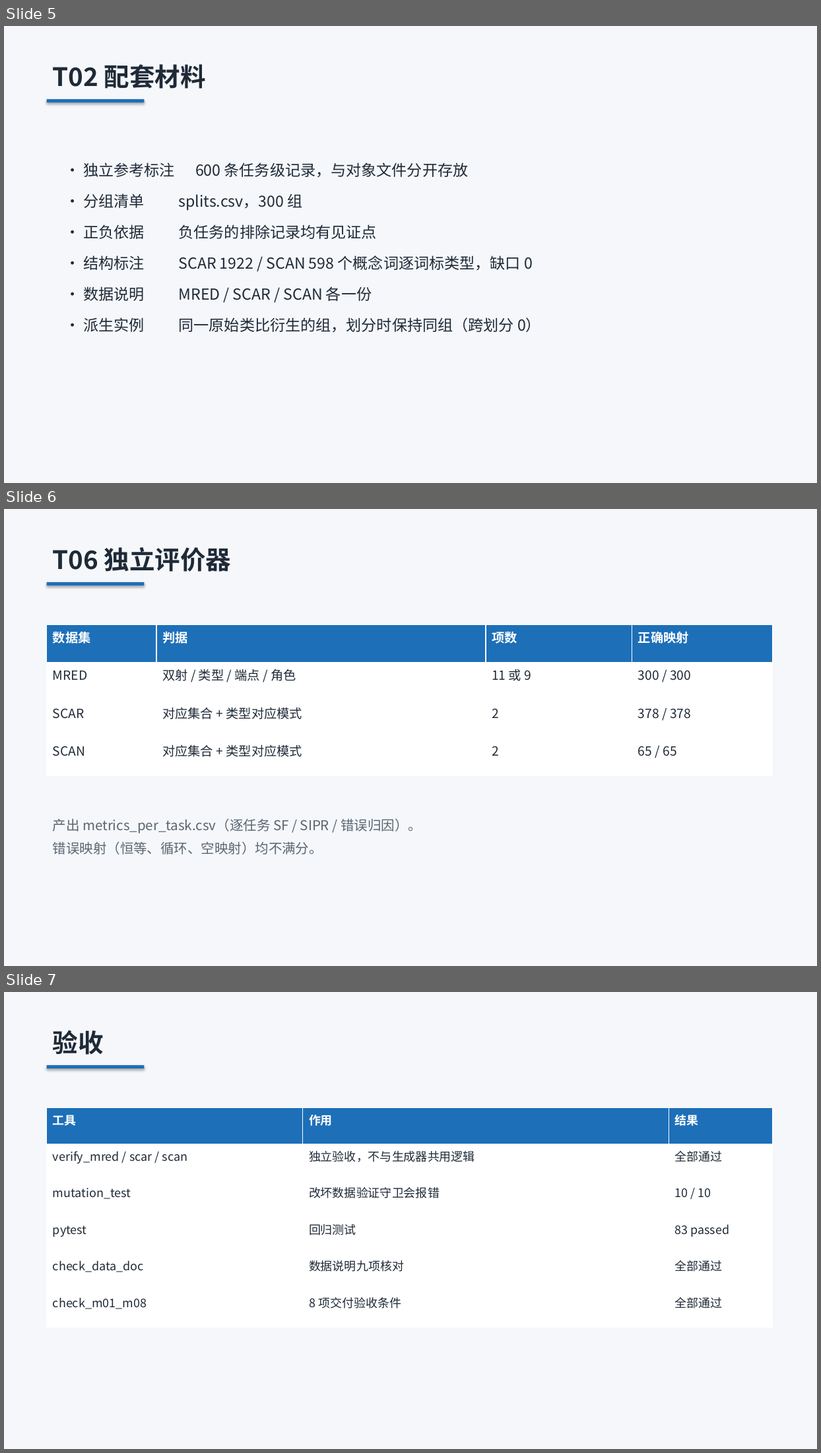
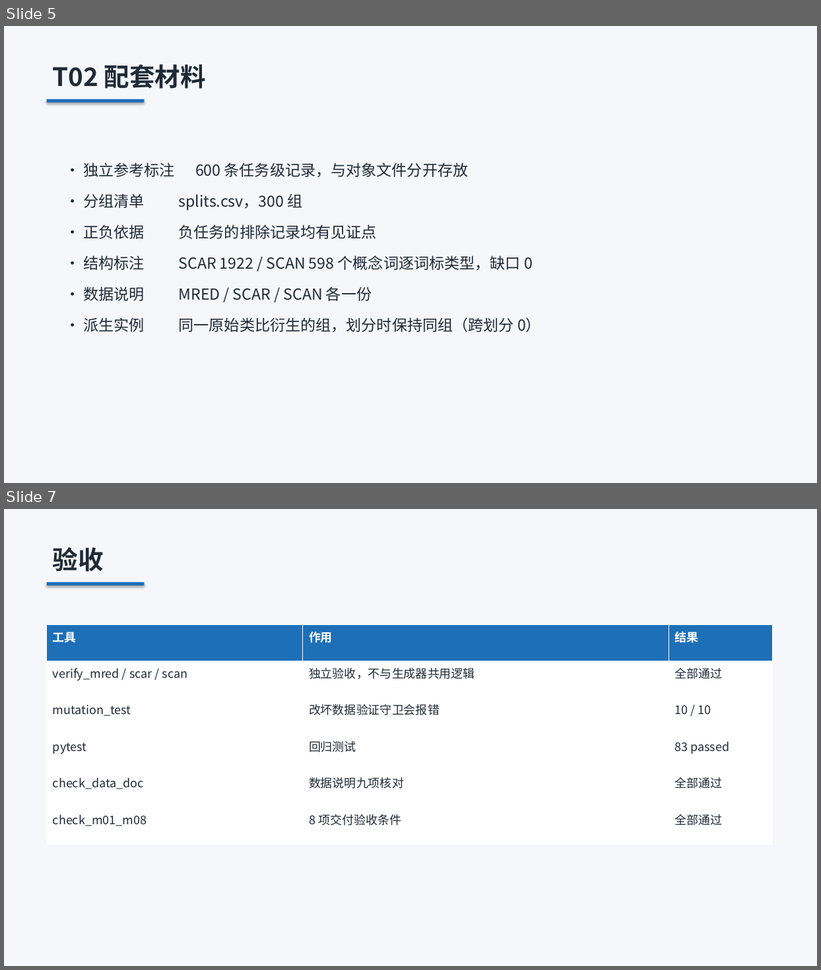
Before and after one commit to laoma9604-design/similar-learning, a slide deck: docs/TopoAdv-A角色工作汇报.pptx. Shown one above the other, each under a label of ours: slides 5, 6 and 7 before the commit, slides 5 and 7 after it; the slides between them are not shown. The pictures are 821x1453 and 821x970 pixels, drawn with LibreOffice and Linux fonts; fonts in the diff are those of the drawing. Boxes give left, top, right and bottom in pixels: in the first picture for what was removed or moved away, otherwise in the second. Text is boxed around its words. In the diff, an @@ line names an element or a change of style, - is before the commit and + after.

```diff
--- a/docs/TopoAdv-A角色工作汇报.pptx
+++ b/docs/TopoAdv-A角色工作汇报.pptx
@@ slide 6 removed at (x1=4, y1=509, x2=817, y2=966), background #FFFFFF @@
@@ rectangle removed at (x1=4, y1=509, x2=817, y2=966) @@
@@ text removed at (x1=53, y1=547, x2=231, y2=572) @@
-T06 独立评价器
@@ rectangle removed at (x1=47, y1=582, x2=145, y2=586) @@
@@ table removed at (x1=47, y1=625, x2=773, y2=776), 4 rows, 4 columns @@
-数据集 | 判据 | 项数 | 正确映射
-MRED | 双射 / 类型 / 端点 / 角色 | 11 或 9 | 300 / 300
-SCAR | 对应集合 + 类型对应模式 | 2 | 378 / 378
-SCAN | 对应集合 + 类型对应模式 | 2 | 65 / 65
@@ text removed at (x1=53, y1=819, x2=422, y2=855) @@
-产出 metrics_per_task.csv（逐任务 SF / SIPR / 错误归因）。
-错误映射（恒等、循环、空映射）均不满分。
```
Also in this commit, not shown: 1 slide added, 7 other files.
